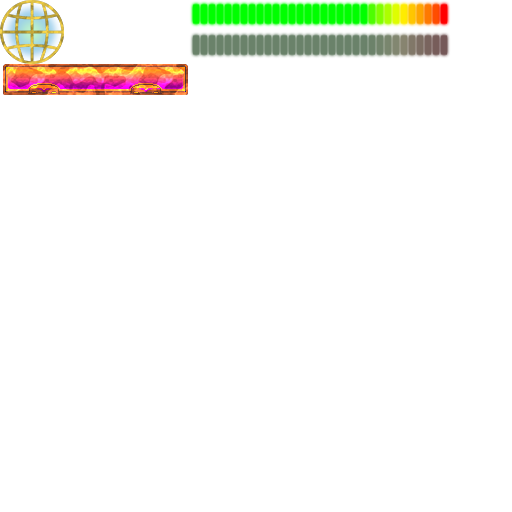
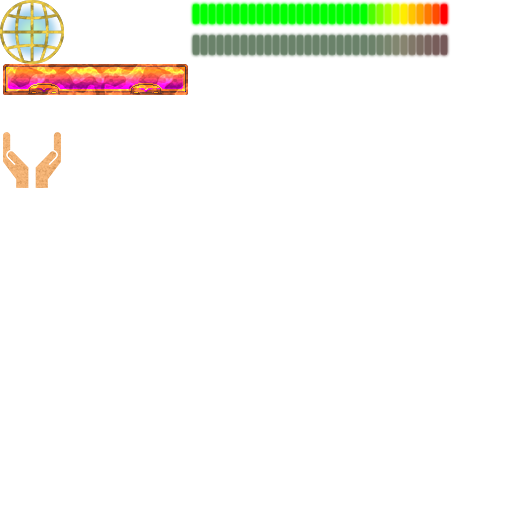
Comparing the layer stacks of the two 512px x 512px images. Changes:
added layer "Руки" above "Слой 15 копия" over [3, 132, 61, 188]
